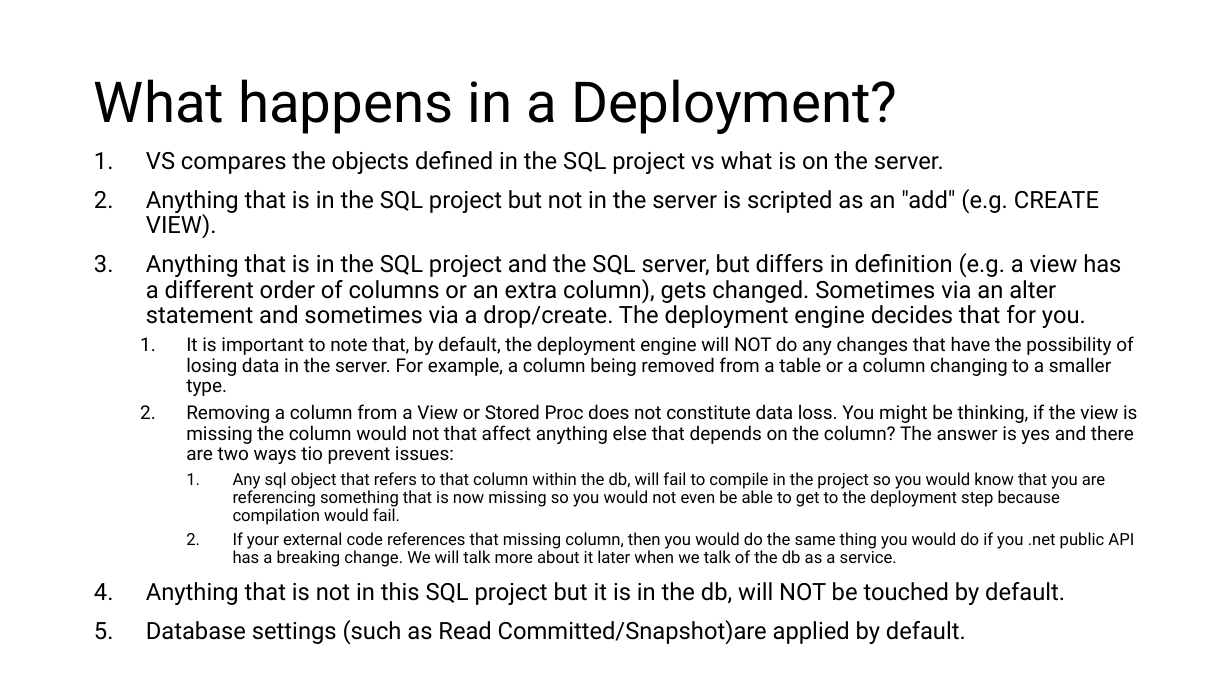
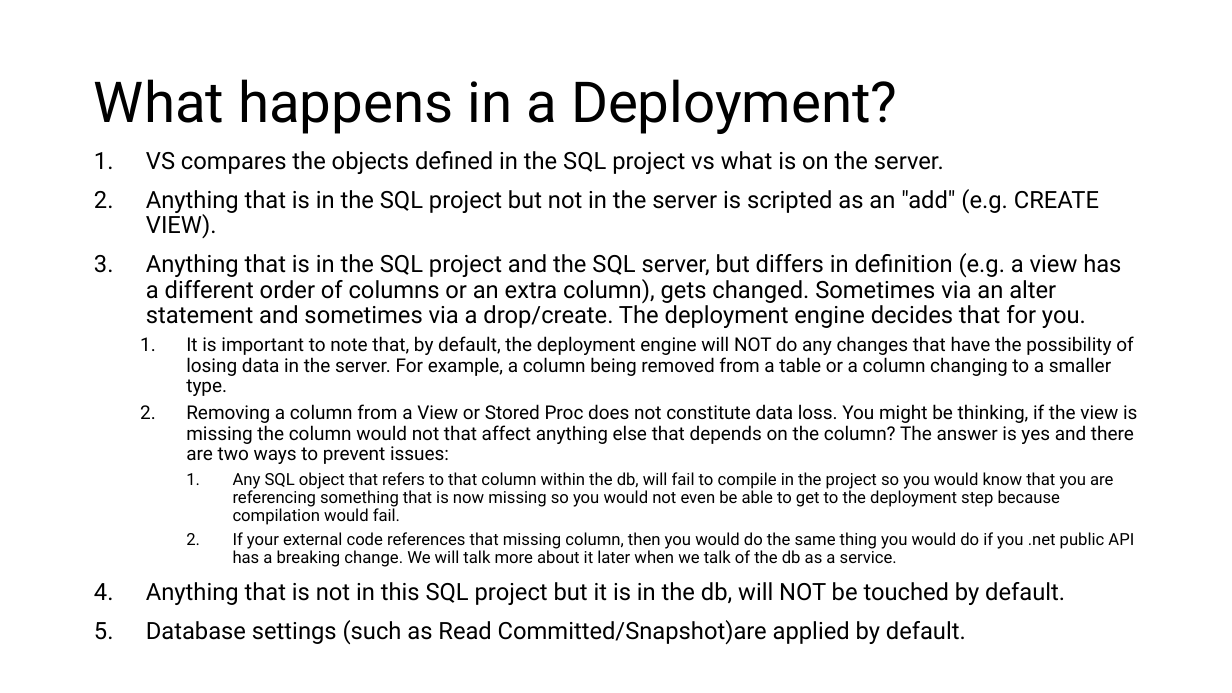
Before and after one commit to TheJuanitoLearnsShow/PodcastsManager, a slide deck: slide 12 of slides/VS sql project.pptx. Drawn at 1232x693 pixels with LibreOffice and Linux fonts; fonts in the diff are those of the drawing; background and template pictures are left out. Boxes give left, top, right and bottom in pixels: in the first picture for what was removed or moved away, otherwise in the second. Text is boxed around its words. In the diff, an @@ line names an element or a change of style, - is before the commit and + after.

Commit message:
Updated slides

```diff
--- a/slides/VS sql project.pptx
+++ b/slides/VS sql project.pptx
@@ text at (186,404,1137,525): text changed; size 14.8 to 12.9 pt @@
-  2. Removing a column from a View or Stored Proc does not constitute data loss. You might be thinking, if the view is missing the column would not that affect anything else that depends on the column? The answer is yes and there are two ways tio prevent issues:
-    1. Any sql object that refers to that column within the db, will fail to compile in the project so you would know that you are referencing something that is now missing so you would not even be able to get to the deployment step because compilation would fail.
+  2. Removing a column from a View or Stored Proc does not constitute data loss. You might be thinking, if the view is missing the column would not that affect anything else that depends on the column? The answer is yes and there are two ways to prevent issues:
+    1. Any SQL object that refers to that column within the db, will fail to compile in the project so you would know that you are referencing something that is now missing so you would not even be able to get to the deployment step because compilation would fail.
```
Also in this commit, not shown: 4 other slides changed, 1 other file.
